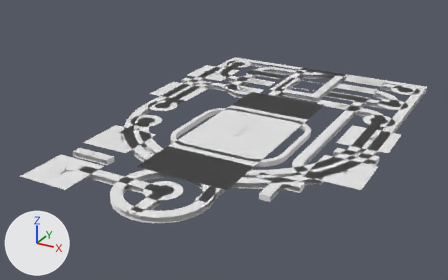
A saved change to the Blender file prims/nand1/nand1.blend.
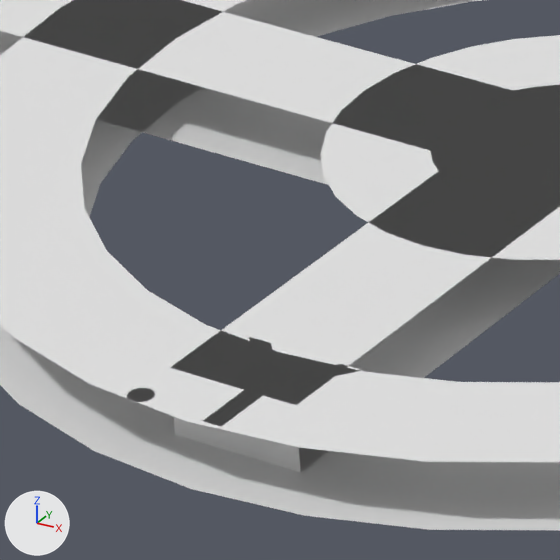
The first picture shows the older version from a camera (50 mm lens) standing at (5.14, -10.55, 4.78) and looking at (-0.47, -0.36, -0.32). The close-ups show both versions on the part from 26% to 36% of the width and 64% to 81% of the height of that picture; other places that the commit changed are outside them. Every picture has the same lights, and +X, +Y and +Z are marked at lower left.
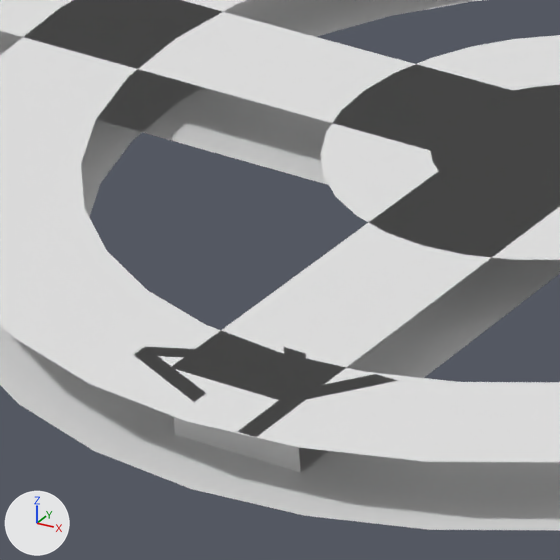
Patch to the scene script:
```diff
--- a/prims/nand1/nand1.blend.py
+++ b/prims/nand1/nand1.blend.py
@@ txt_text_045 @@
 txt_text_045 = bpy.data.curves.new('Text.045', 'FONT')
-txt_text_045.body = '.Y'
+txt_text_045.body = '<Y'
 txt_text_045.align_x = 'CENTER'
```

Boxes (x1, y1, x2, y2) around the edits, measured in the close-ups (560 x 560 px):
'Text.045', text changed: before (127, 338, 363, 427); after (135, 347, 397, 437)
